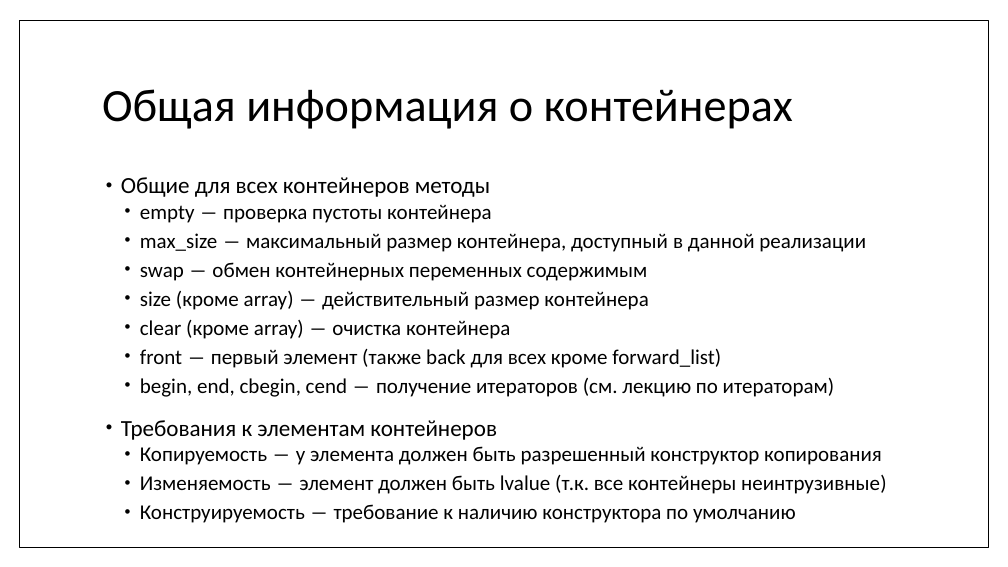
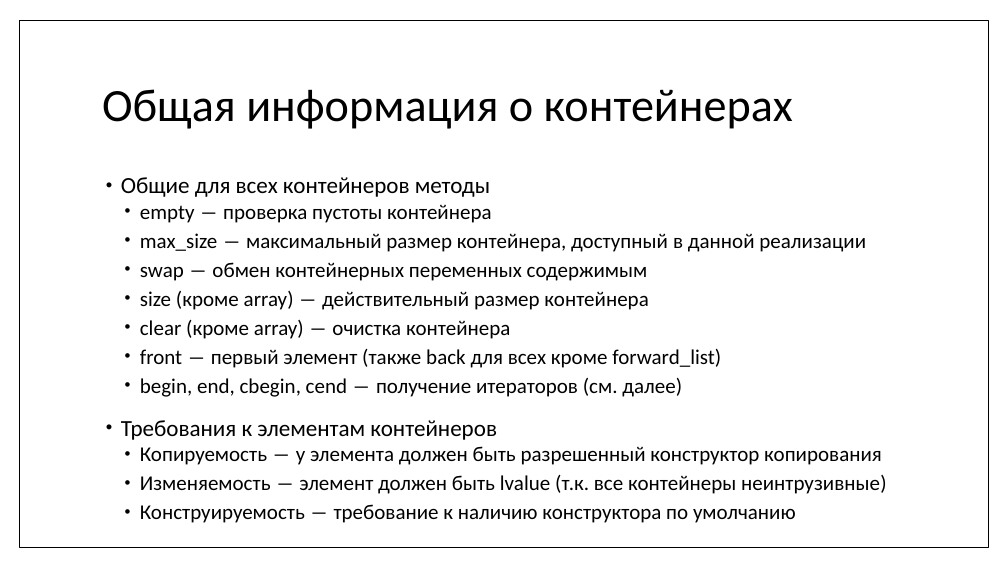
Before and after one commit to MIPT-ILab/cpp-lects-rus, a slide deck: slide 4 of slides/lec2-3-seq-containers.pptx. Drawn at 1008x567 pixels with LibreOffice and Linux fonts; fonts in the diff are those of the drawing. Boxes give left, top, right and bottom in pixels: in the first picture for what was removed or moved away, otherwise in the second. Text is boxed around its words. In the diff, an @@ line names an element or a change of style, - is before the commit and + after.

```diff
--- a/slides/lec2-3-seq-containers.pptx
+++ b/slides/lec2-3-seq-containers.pptx
@@ text at <box>140,378,682,397</box>: text changed @@
-  • begin, end, cbegin, cend ― получение итераторов (см. лекцию по итераторам)
+  • begin, end, cbegin, cend ― получение итераторов (см. далее)
```
Also in this commit, not shown: 8 other slides changed, 24 slides added, 9 other files.
